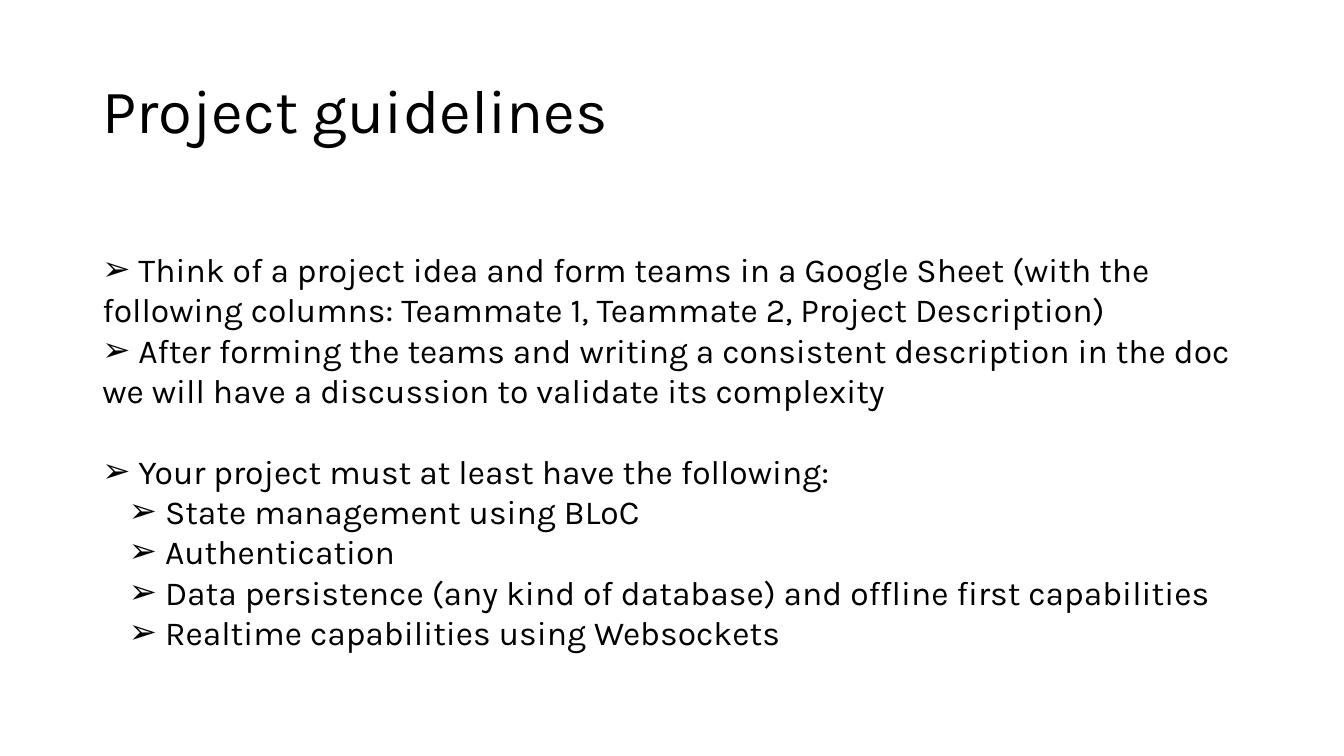
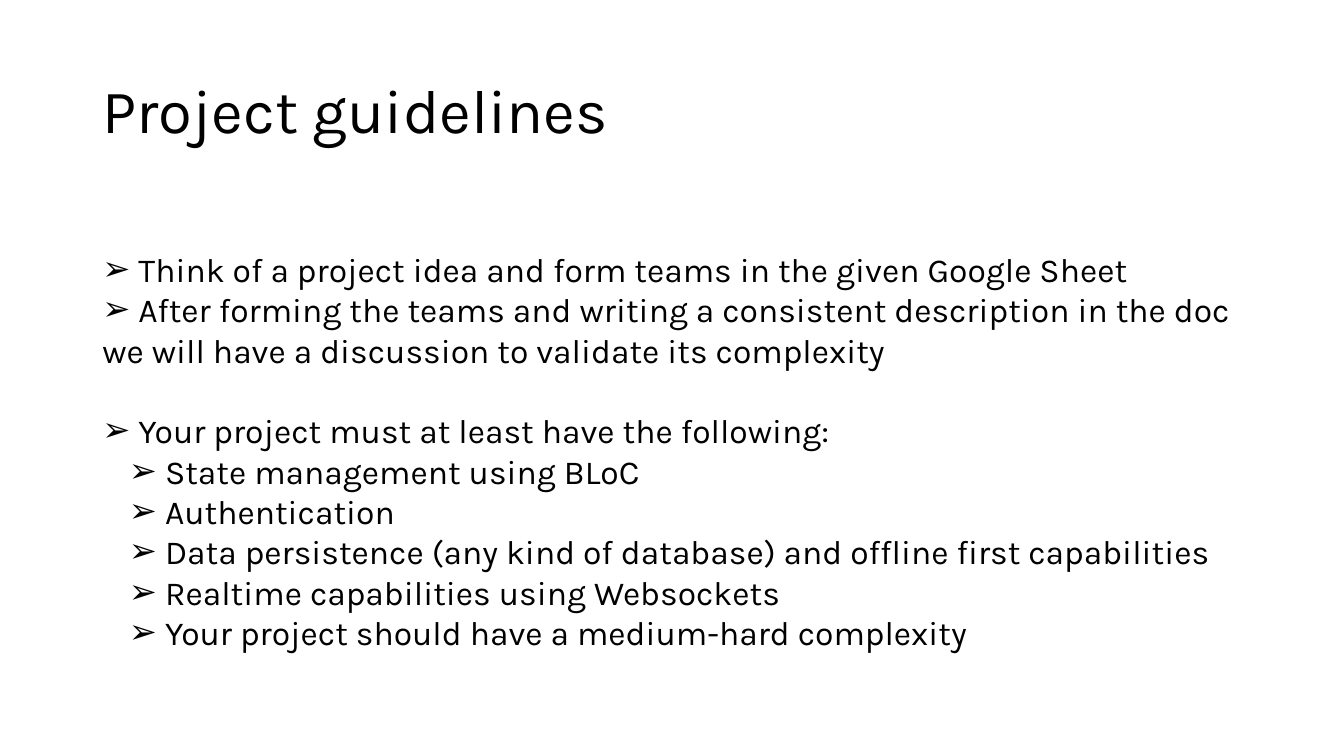
Before and after one commit to rusudinu/mobile-and-embedded-computing, a slide deck: slide 6 of labs/Mobile-and-Embedded-Lab1.pptx. Drawn at 1344x756 pixels with LibreOffice and Linux fonts; fonts in the diff are those of the drawing. Boxes give left, top, right and bottom in pixels: in the first picture for what was removed or moved away, otherwise in the second. Text is boxed around its words. In the diff, an @@ line names an element or a change of style, - is before the commit and + after.

```diff
--- a/labs/Mobile-and-Embedded-Lab1.pptx
+++ b/labs/Mobile-and-Embedded-Lab1.pptx
@@ text at bbox=[138, 259, 1127, 291]: text changed @@
-➢ Think of a project idea and form teams in a Google Sheet (with the following columns: Teammate 1, Teammate 2, Project Description)
+➢ Think of a project idea and form teams in the given Google Sheet
@@ text at bbox=[165, 622, 967, 654]: paragraph added @@
+  ➢ Your project should have a medium-hard complexity
```
Also in this commit, not shown: 1 other slide changed.
